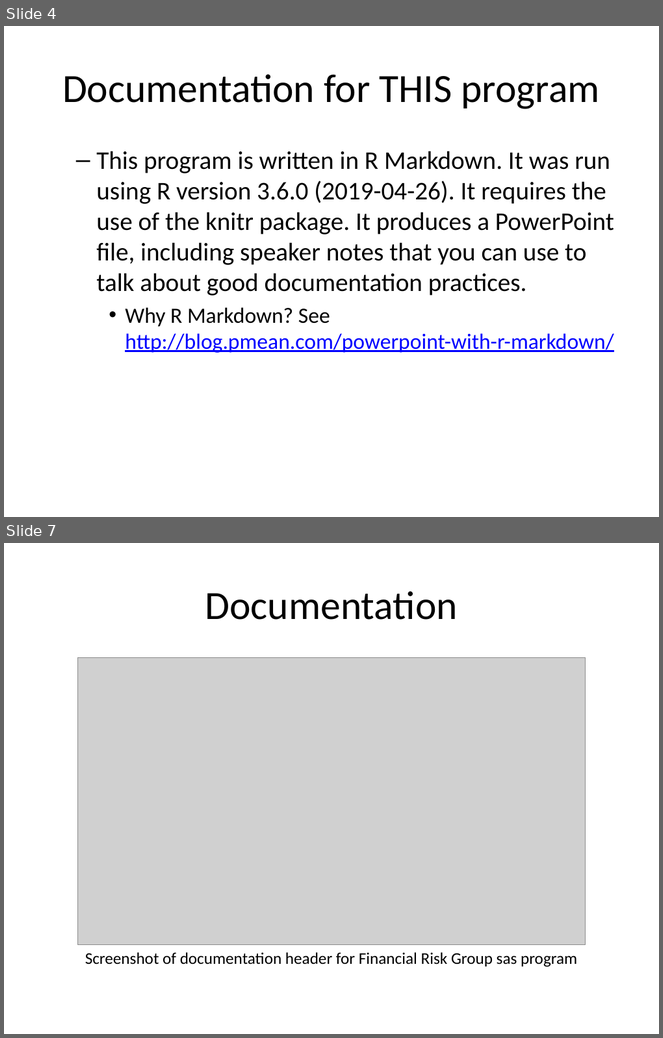
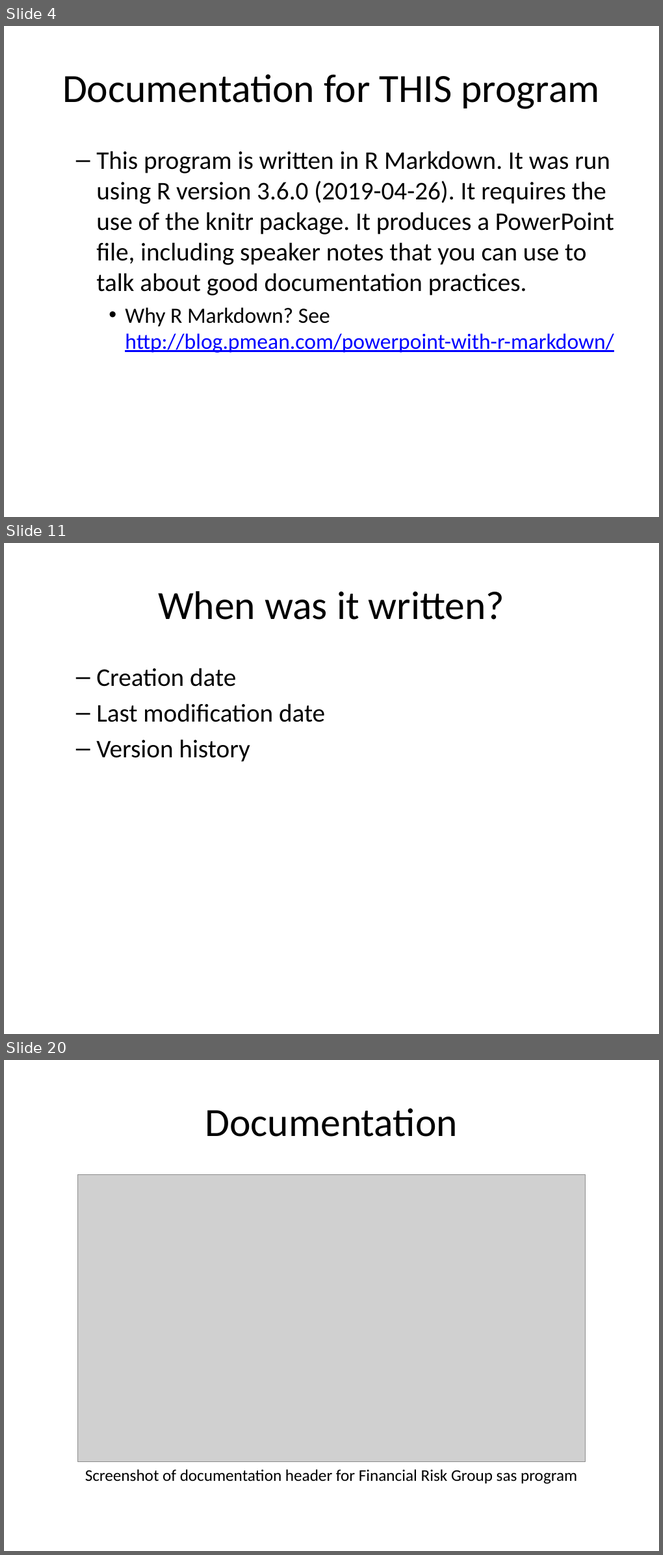
Before and after one commit to pmean/introduction-to-SAS, a slide deck: part0/src/good-documentation.pptx. Shown one above the other, each under a label of ours: slides 4 and 7 before the commit, slides 4, 11 and 20 after it; the slides between them are not shown. The pictures are 663x1038 and 663x1555 pixels, drawn with LibreOffice and Linux fonts; fonts in the diff are those of the drawing; grey boxes stand for pictures. Boxes give left, top, right and bottom in pixels: in the first picture for what was removed or moved away, otherwise in the second. Text is boxed around its words. In the diff, an @@ line names an element or a change of style, - is before the commit and + after.

```diff
--- a/part0/src/good-documentation.pptx
+++ b/part0/src/good-documentation.pptx
@@ slide 11 added at box(4, 543, 659, 1034), background #FFFFFF @@
@@ title added at box(158, 591, 504, 620), 44 pt, text #000000 @@
+When was it written?
@@ text added at box(96, 668, 325, 762), 28 pt, text #000000 @@
+  – Creation date
+  – Last modification date
+  – Version history
@@ what was slide 7 is now slide 20 @@
```
Also in this commit, not shown: 3 slides changed, 12 other slides added, 3 other files.
